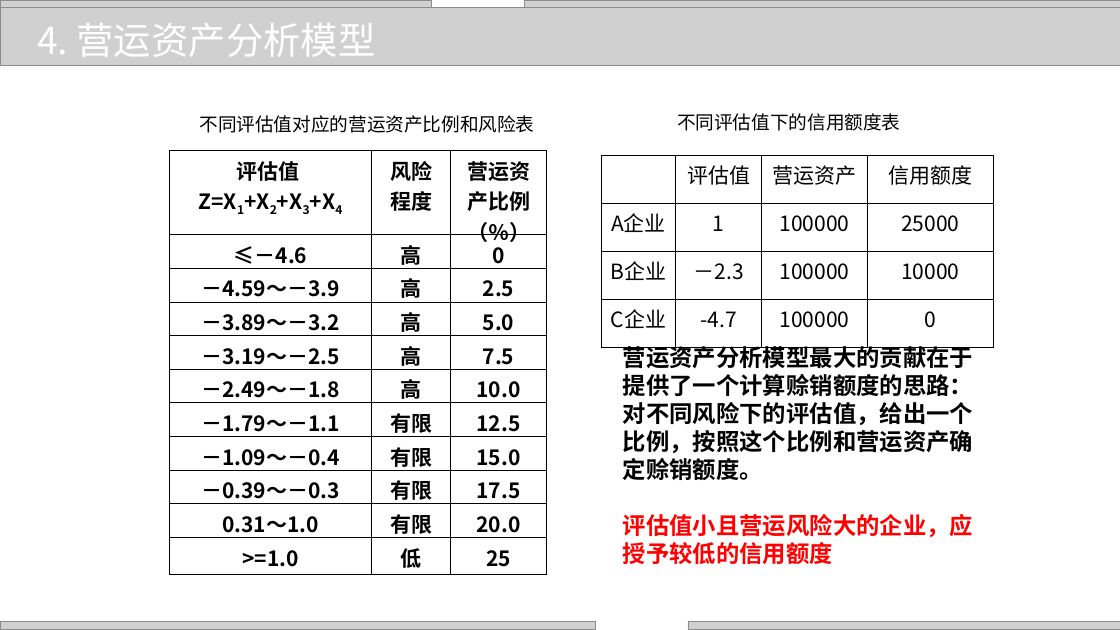
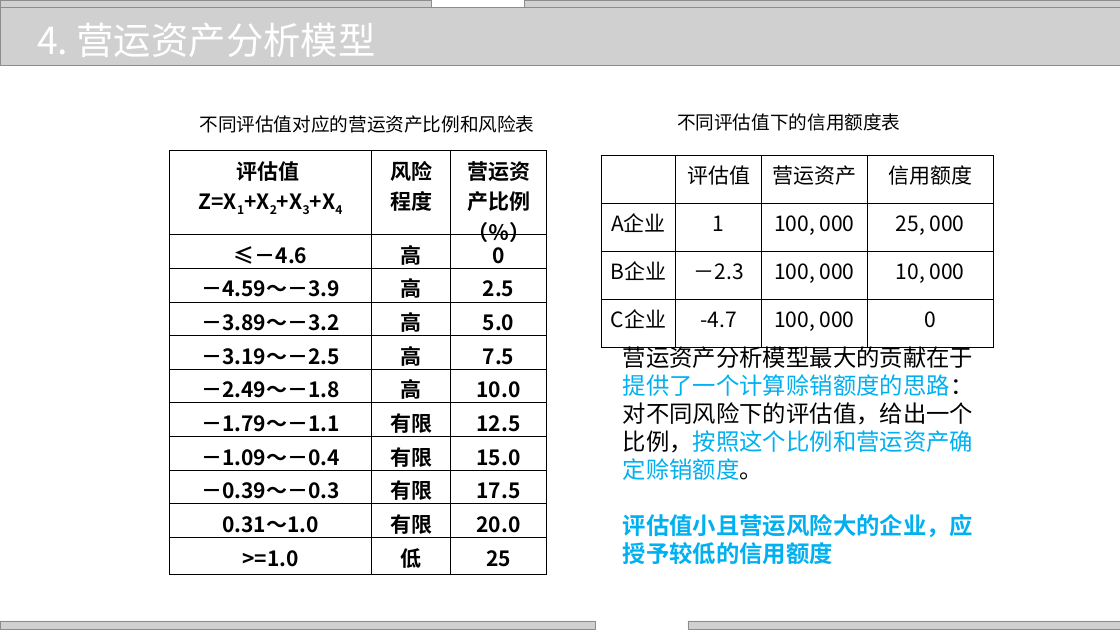
Before and after one commit to zhangjianzhang/internet_credit, a slide deck: slide 17 of files/slides/lecture_6.pptx. Drawn at 1120x630 pixels with LibreOffice and Linux fonts; fonts in the diff are those of the drawing; grey boxes stand for pictures; background and template pictures are left out. Boxes give left, top, right and bottom in pixels: in the first picture for what was removed or moved away, otherwise in the second. Text is boxed around its words. In the diff, an @@ line names an element or a change of style, - is before the commit and + after.

```diff
--- a/files/slides/lecture_6.pptx
+++ b/files/slides/lecture_6.pptx
@@ table at (602,155,994,335) @@
-row 2, column 3: 100000
+row 2, column 3: 100, 000
-row 2, column 4: 25000
+row 2, column 4: 25, 000
-row 3, column 3: 100000
+row 3, column 3: 100, 000
-row 3, column 4: 10000
+row 3, column 4: 10, 000
-row 4, column 3: 100000
+row 4, column 3: 100, 000
@@ text "营运资产分析模型最大的贡献在于提供了一个计算赊销额度的思路：对不同风险下的评估值，给出一个比例，按照这个比例和营运资产确 ..." at (623,343,974,564): text colour #000000 to #00B0F0, bold off in "营运资产分析模型最大的贡献在于提供了一个计算赊销额度的思路：对不同风险下的评估值，给出一个比例，按照这个比例和营运资产确 ..."; text colour #FF0000 to #00B0F0 in "评估值小且营运风险大的企业，应授予较低的信用额度" @@
```
Also in this commit, not shown: 19 other slides changed, 11 other files.
